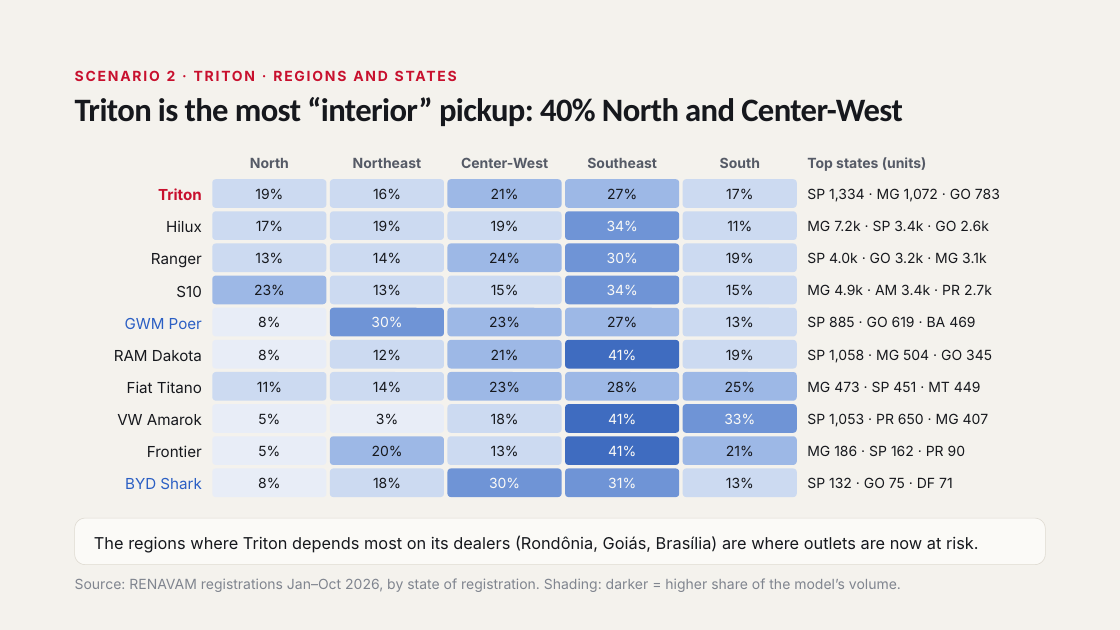
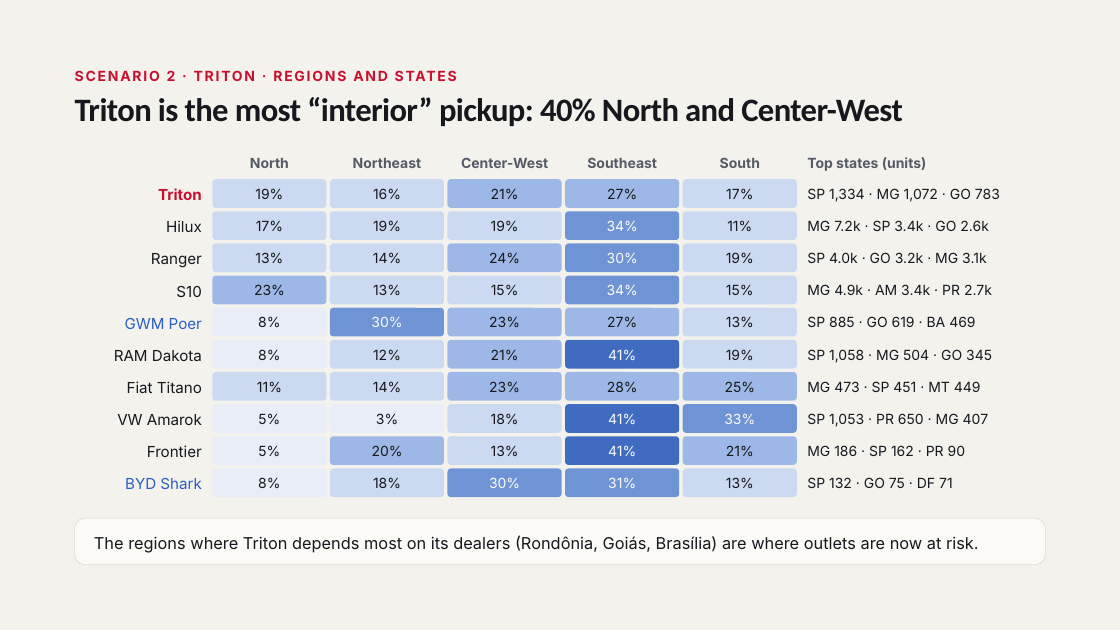
Before and after one commit to FLeone2/mercado-atlas, a slide deck: slide 25 of Mitsubishi_Brazil_Market_Network_Nov2026.pptx (slide 23 before the commit). Drawn at 1120x630 pixels with LibreOffice and Linux fonts; fonts in the diff are those of the drawing. Boxes give left, top, right and bottom in pixels: in the first picture for what was removed or moved away, otherwise in the second. Text is boxed around its words. In the diff, an @@ line names an element or a change of style, - is before the commit and + after.

```diff
--- a/Mitsubishi_Brazil_Market_Network_Nov2026.pptx
+++ b/Mitsubishi_Brazil_Market_Network_Nov2026.pptx
@@ text removed at bbox=[75, 578, 901, 592] @@
-Source: RENAVAM registrations Jan–Oct 2026, by state of registration. Shading: darker = higher share of the model’s volume.
```
Also in this commit, not shown: 37 other slides changed, 3 slides added.
